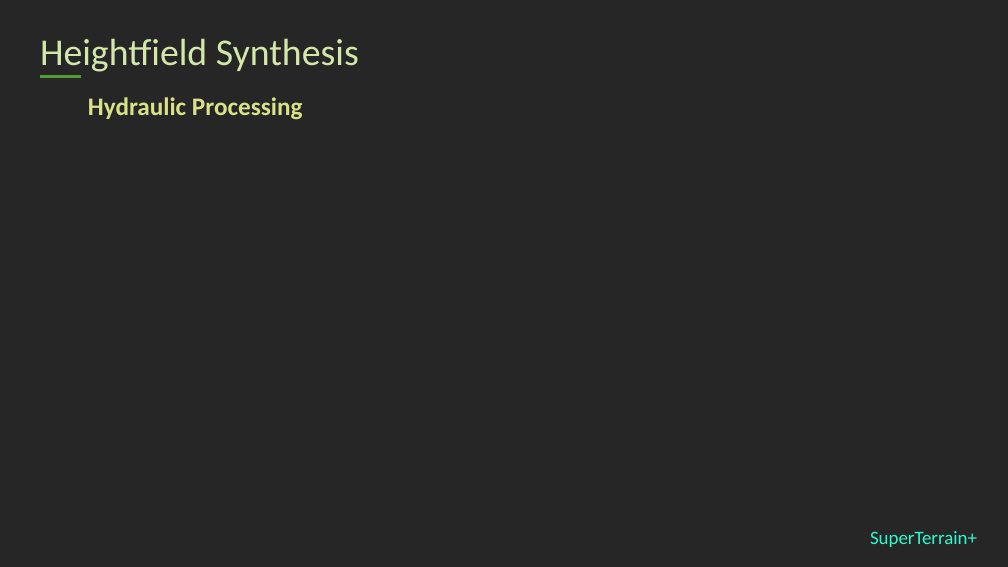
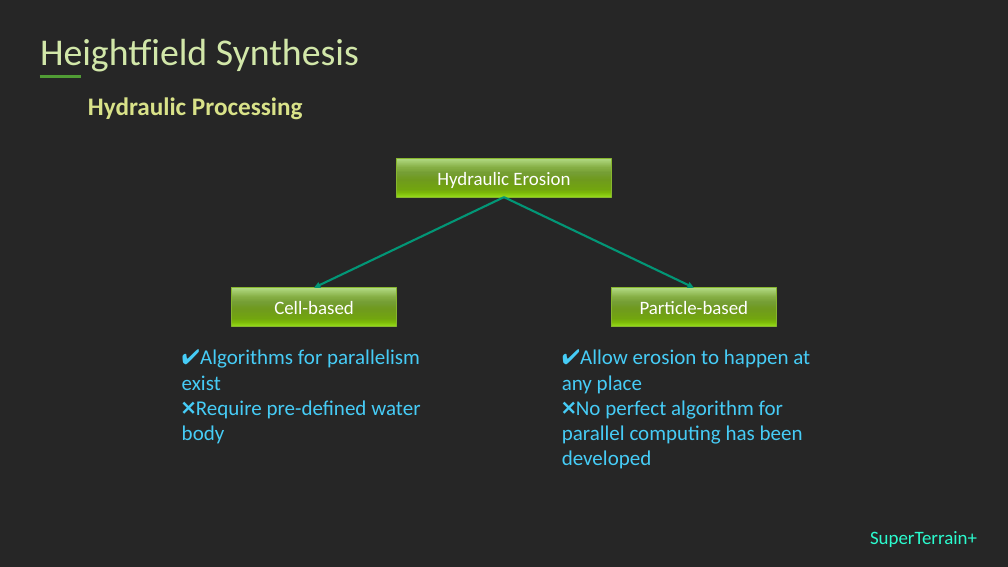
Before and after one commit to stephen-hqxu/superterrainplus, a slide deck: slide 15 of Report/Presentation/stephen-presentation.pptx (slide 13 before the commit). Drawn at 1008x567 pixels with LibreOffice and Linux fonts; fonts in the diff are those of the drawing. Boxes give left, top, right and bottom in pixels: in the first picture for what was removed or moved away, otherwise in the second. Text is boxed around its words. In the diff, an @@ line names an element or a change of style, - is before the commit and + after.

```diff
--- a/Report/Presentation/stephen-presentation.pptx
+++ b/Report/Presentation/stephen-presentation.pptx
@@ rectangle added at bbox=[397, 158, 612, 197], fill gradient #B5DD86 to #84AD43 to #759E34 to #6F9B1E to #72A610 to #7BB709 to #96DC18, outline #88B72F 0.75 pt, 18 pt, text #FFFFFF @@
+Hydraulic Erosion
@@ arrow added from (504, 197) to (314, 288), #029676 2 pt @@
@@ arrow added from (504, 197) to (694, 288), #029676 2 pt @@
@@ rectangle added at bbox=[231, 288, 396, 327], fill gradient #B5DD86 to #84AD43 to #759E34 to #6F9B1E to #72A610 to #7BB709 to #96DC18, outline #88B72F 0.75 pt, 18 pt, text #FFFFFF @@
+Cell-based
@@ rectangle added at bbox=[612, 288, 777, 327], fill gradient #B5DD86 to #84AD43 to #759E34 to #6F9B1E to #72A610 to #7BB709 to #96DC18, outline #88B72F 0.75 pt, 18 pt, text #FFFFFF @@
+Particle-based
@@ text added at bbox=[182, 349, 420, 444], 20 pt, text #46CCF6 @@
+✔Algorithms for parallelism exist
+❌Require pre-defined water body
@@ text added at bbox=[562, 349, 810, 469], 20 pt, text #46CCF6 @@
+✔Allow erosion to happen at any place
+❌No perfect algorithm for parallel computing has been developed
```
Also in this commit, not shown: 1 other slide changed, 15 slides added, 17 other files.
